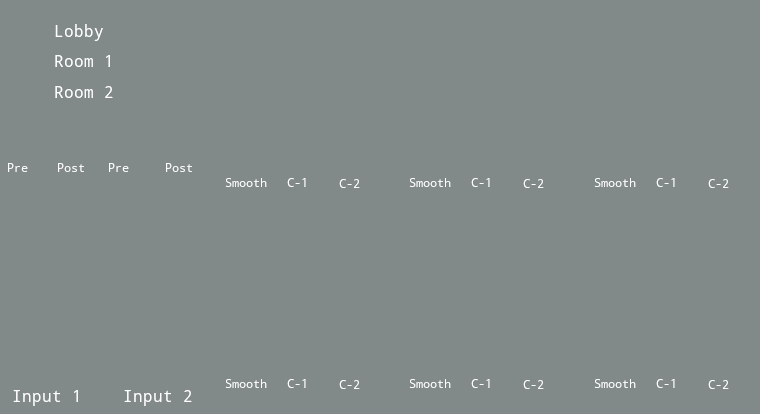
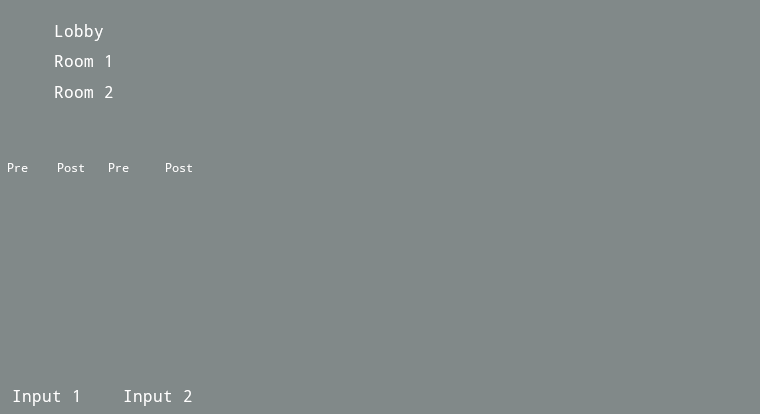
Comparing the layer stacks of the two 760×414 images. Changes:
removed layer "Pasted Layer" over [225, 379, 729, 389]
painted on "Background" over [225, 178, 729, 188]
